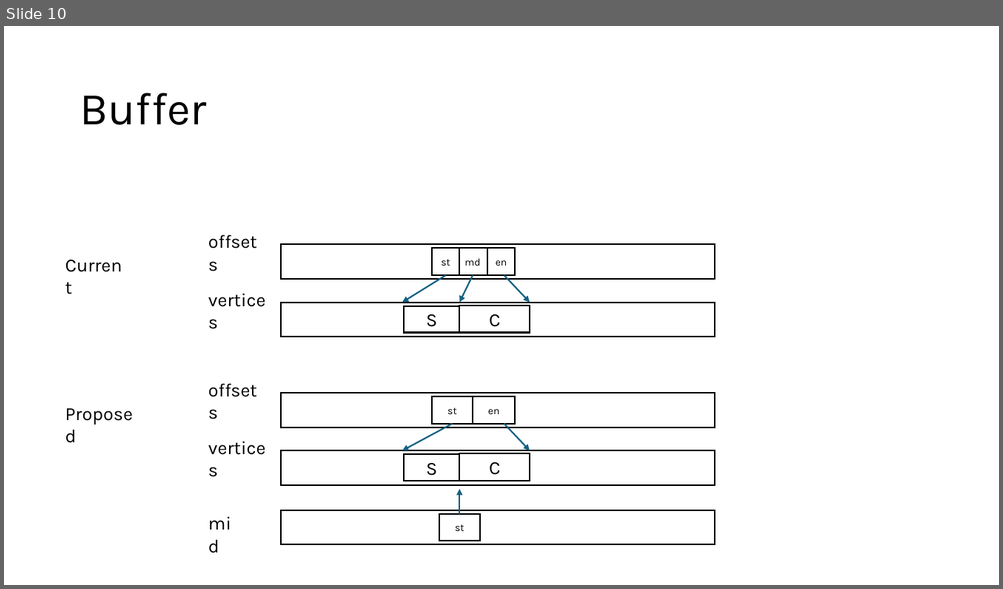
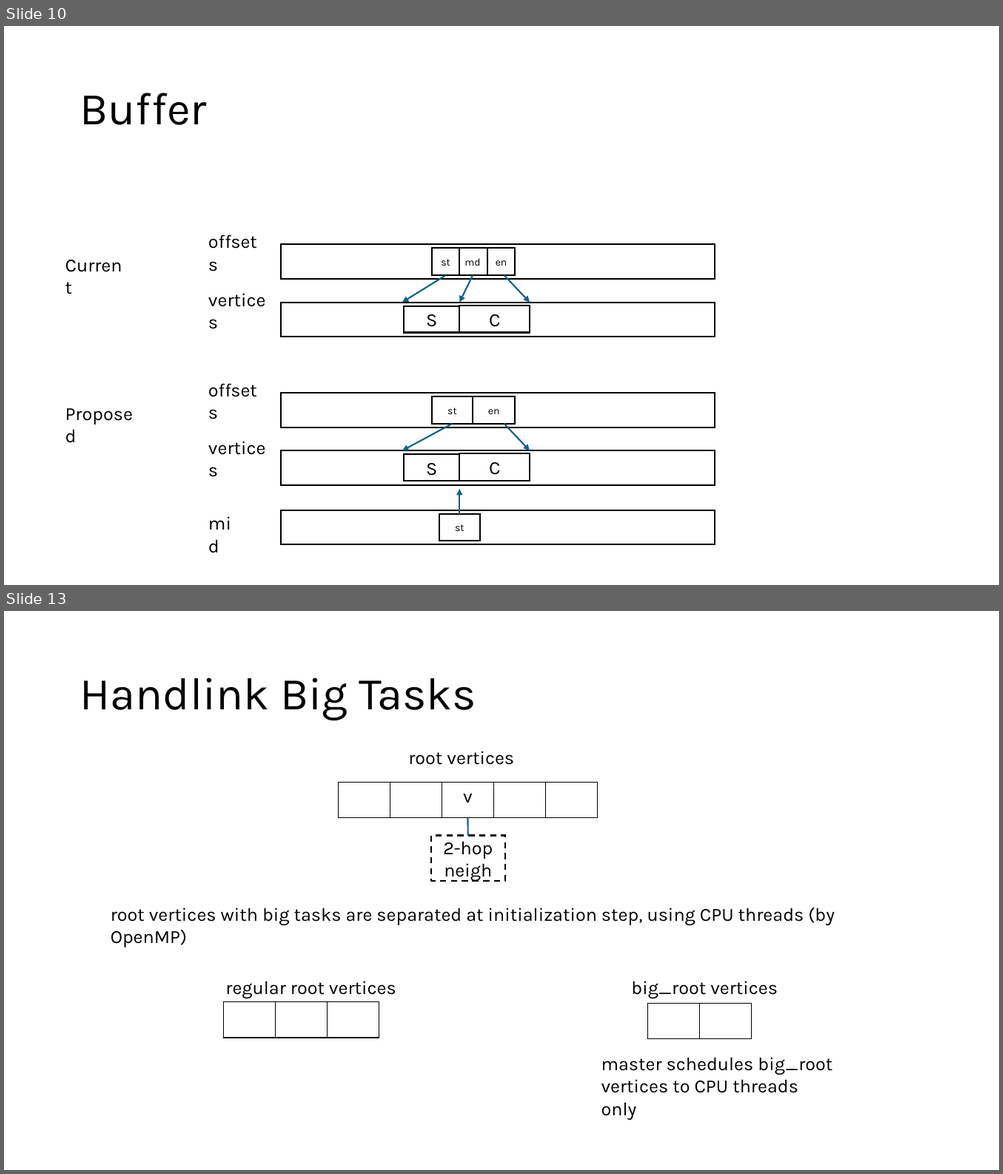
Before and after one commit to akhlaqueak/G-ThinkerCG, a slide deck: revision [Autosaved].pptx. Shown one above the other, each under a label of ours: slide 10 before the commit, slides 10 and 13 after it; the slides between them are not shown. The pictures are 1003x589 and 1003x1174 pixels, drawn with LibreOffice and Linux fonts; fonts in the diff are those of the drawing. Boxes give left, top, right and bottom in pixels: in the first picture for what was removed or moved away, otherwise in the second. Text is boxed around its words. In the diff, an @@ line names an element or a change of style, - is before the commit and + after.

```diff
--- a/revision [Autosaved].pptx
+++ b/revision [Autosaved].pptx
@@ slide 13 added at (x1=4, y1=611, x2=999, y2=1170), background #FFFFFF @@
@@ title added at (x1=79, y1=678, x2=476, y2=721), 44 pt, text #000000 @@
+Handlink Big Tasks
@@ text added at (x1=408, y1=751, x2=514, y2=765), 18 pt, text #000000 @@
+root vertices
@@ table added at (x1=338, y1=783, x2=600, y2=818), 1 rows, 5 columns @@
+ |  | v |  | 
@@ line added from (467, 817) to (468, 835), #156082 1.5 pt @@
@@ rectangle added at (x1=431, y1=835, x2=505, y2=881), fill #FFFFFF, outline #000000 1.5 pt dashed, 18 pt, text #000000 @@
+2-hop neigh
@@ text added at (x1=111, y1=908, x2=834, y2=948), 18 pt, text #000000 @@
+root vertices with big tasks are separated at initialization step, using CPU threads (by OpenMP)
@@ text added at (x1=225, y1=981, x2=396, y2=999), 18 pt, text #000000 @@
+regular root vertices
@@ text added at (x1=631, y1=981, x2=777, y2=999), 18 pt, text #000000 @@
+big_root vertices
@@ table added at (x1=223, y1=1002, x2=380, y2=1039), 1 rows, 3 columns @@
+ |  | 
@@ table added at (x1=647, y1=1003, x2=751, y2=1039), 1 rows, 2 columns @@
+ | 
@@ text added at (x1=601, y1=1057, x2=832, y2=1120), 18 pt, text #000000 @@
+master schedules big_root
+vertices to CPU threads only
```
Also in this commit, not shown: 3 other slides added, 21 other files.
